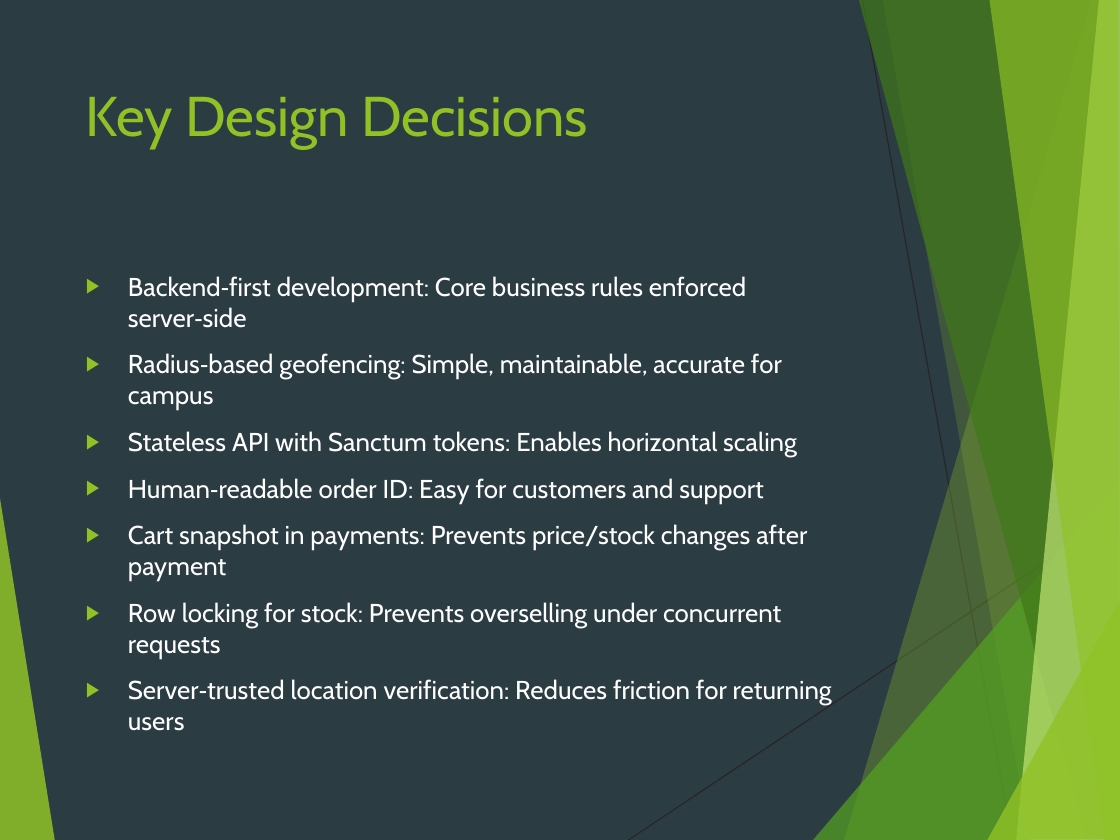
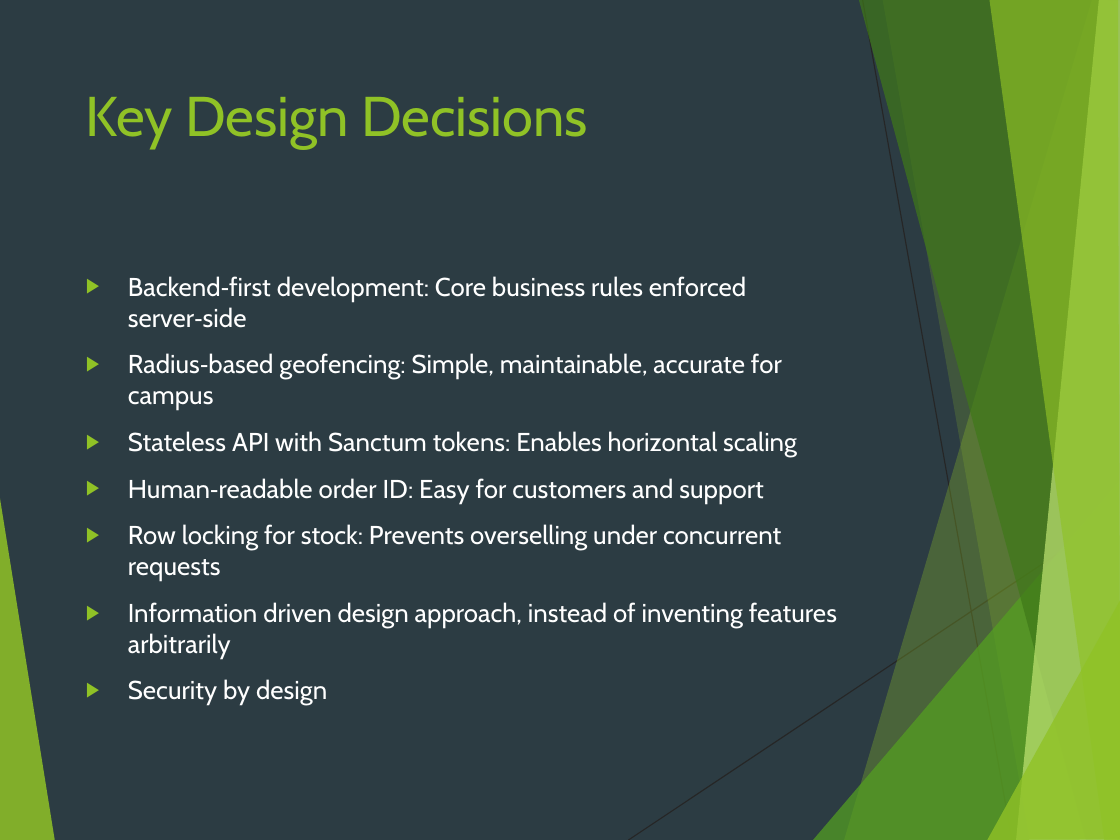
Before and after one commit to Emmanuel-Mukumbwa/cloudimart-university-ecommerce, a slide deck: slide 15 of docs/Cloudimart_System_Architecture.pptx (slide 14 before the commit). Drawn at 1120x840 pixels with LibreOffice and Linux fonts; fonts in the diff are those of the drawing. Boxes give left, top, right and bottom in pixels: in the first picture for what was removed or moved away, otherwise in the second. Text is boxed around its words. In the diff, an @@ line names an element or a change of style, - is before the commit and + after.

```diff
--- a/docs/Cloudimart_System_Architecture.pptx
+++ b/docs/Cloudimart_System_Architecture.pptx
@@ text at (128,524,807,581): paragraph removed @@
-▶ Cart snapshot in payments: Prevents price/stock changes after payment
@@ text at (128,602,837,705): text changed @@
-▶ Server‑trusted location verification: Reduces friction for returning users
+▶ Information driven design approach, instead of inventing features arbitrarily
+▶ Security by design
```
Also in this commit, not shown: 3 other slides changed, 2 slides added, 2 slides removed.
